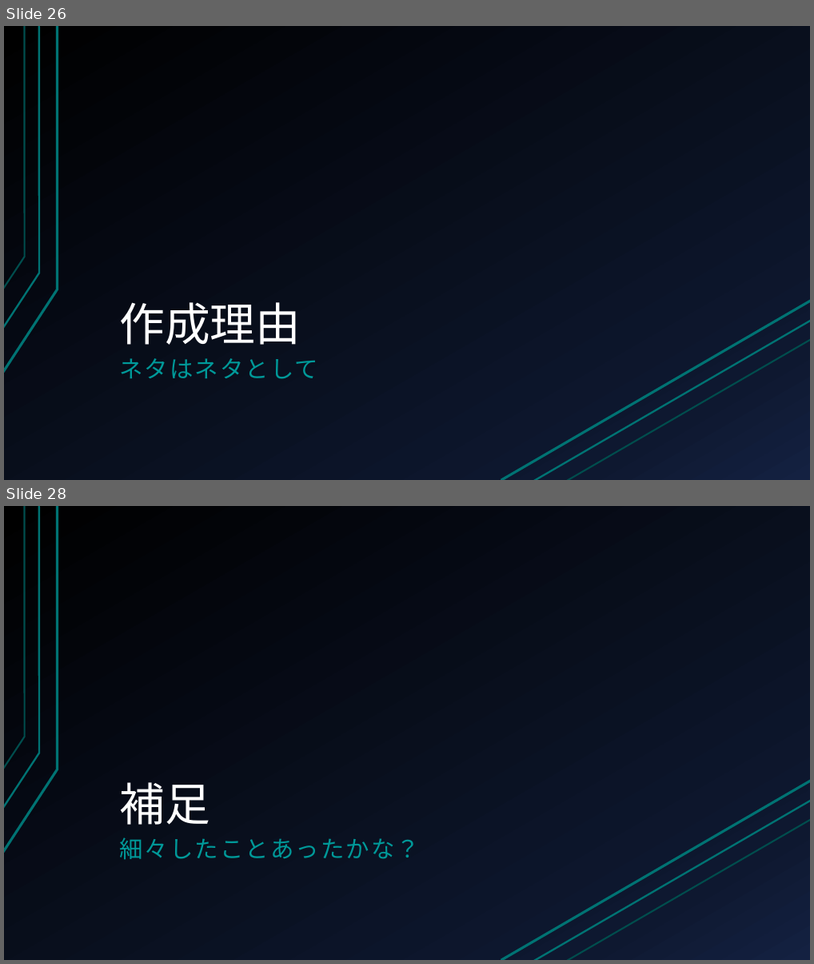
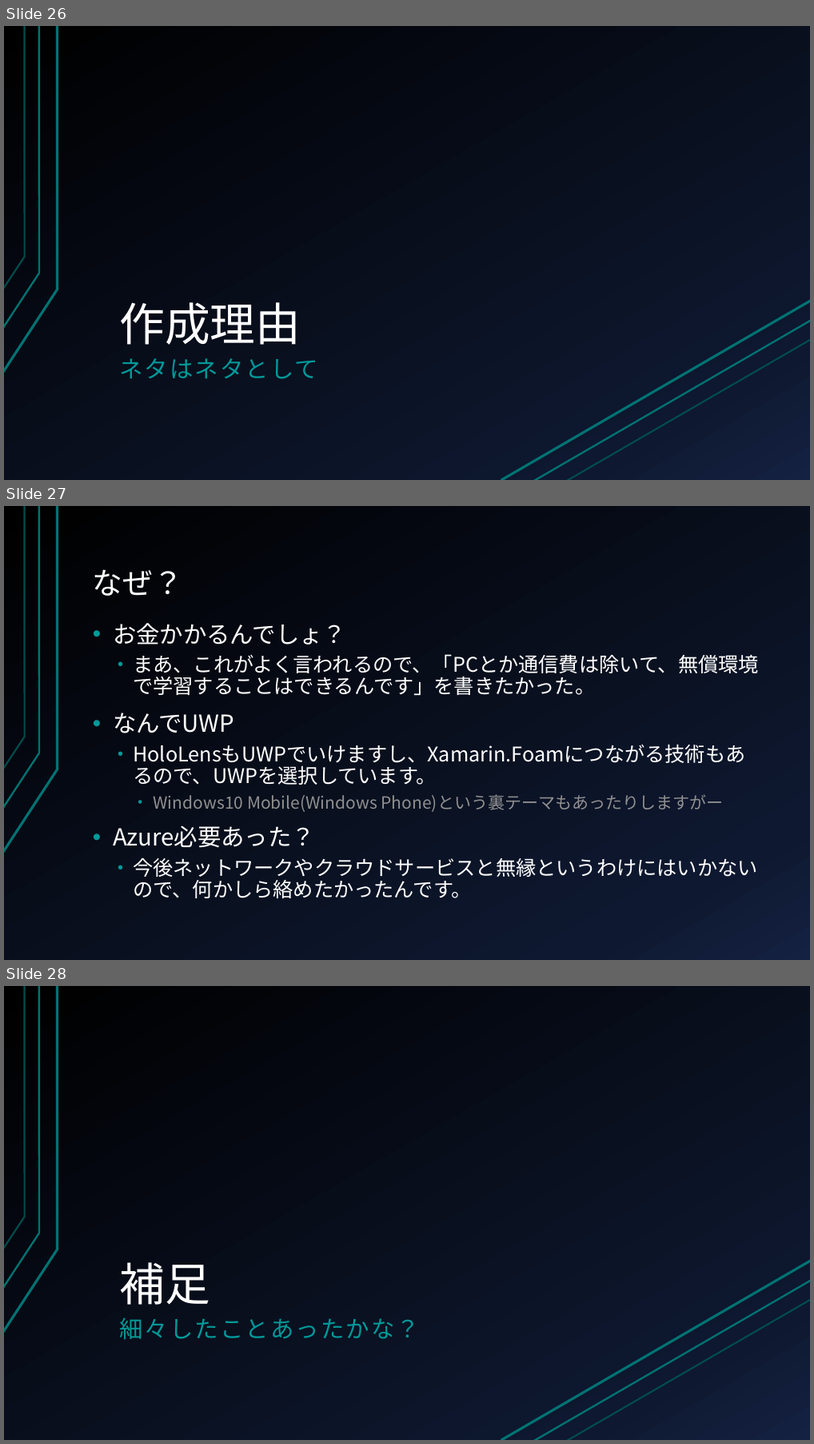
Before and after one commit to CryEarth/StorageUWPApps, a slide deck: チュートリアルなど.pptx. Shown one above the other, each under a label of ours: slides 26 and 28 before the commit, slides 26, 27 and 28 after it; the slides between them are not shown. The pictures are 814x964 and 814x1444 pixels, drawn with LibreOffice and Linux fonts; fonts in the diff are those of the drawing. Boxes give left, top, right and bottom in pixels: in the first picture for what was removed or moved away, otherwise in the second. Text is boxed around its words. In the diff, an @@ line names an element or a change of style, - is before the commit and + after.

```diff
--- a/チュートリアルなど.pptx
+++ b/チュートリアルなど.pptx
@@ slide 27 added at <box>4,506,810,960</box>, background gradient #000000 to #0F1931 to #142242; not listed: 3 template elements that a slide beside it also shows @@
@@ title added at <box>93,569,183,596</box>, 36 pt, text #FFFFFF @@
+なぜ？
@@ text added at <box>113,623,759,898</box>, 24 pt, text #FFFFFF @@
+• お金かかるんでしょ？
+  • まあ、これがよく言われるので、「PCとか通信費は除いて、無償環境で学習することはできるんです」を書きたかった。
+• なんでUWP
+  • HoloLensもUWPでいけますし、Xamarin.Foamにつながる技術もあるので、UWPを選択しています。
+    • Windows10 Mobile(Windows Phone)という裏テーマもあったりしますがー
+• Azure必要あった？
+  • 今後ネットワークやクラウドサービスと無縁というわけにはいかないので、何かしら絡めたかったんです。
```
Also in this commit, not shown: 4 slides changed, 1 slide removed.
